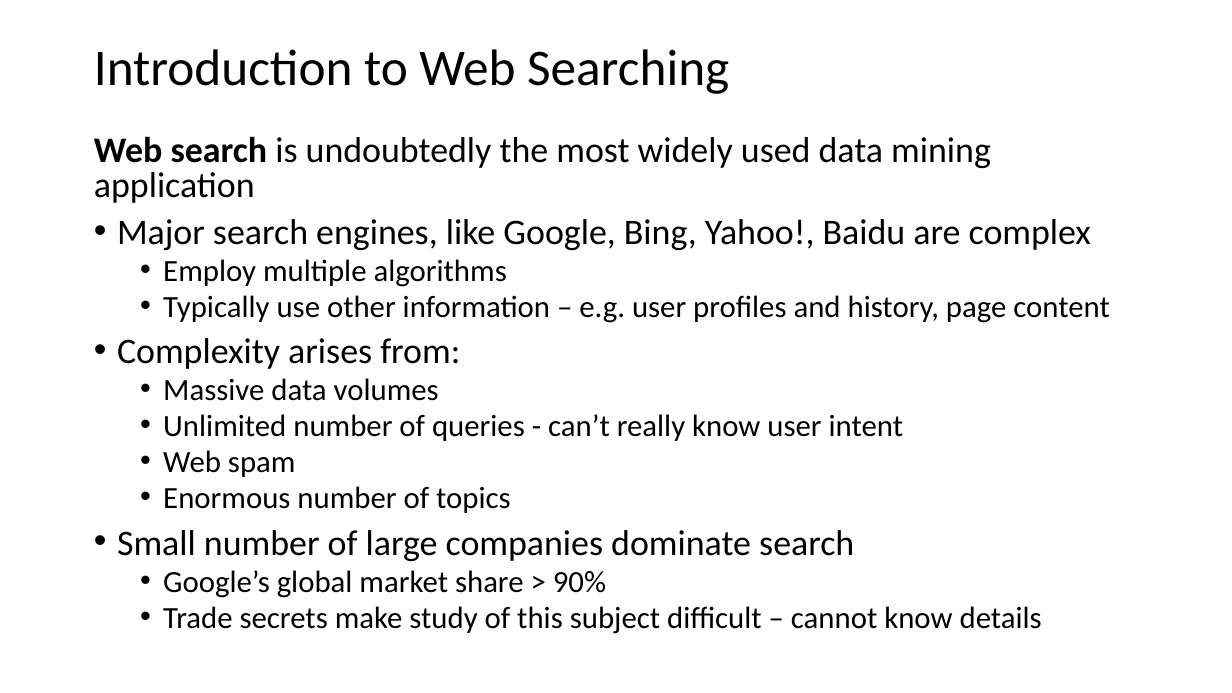
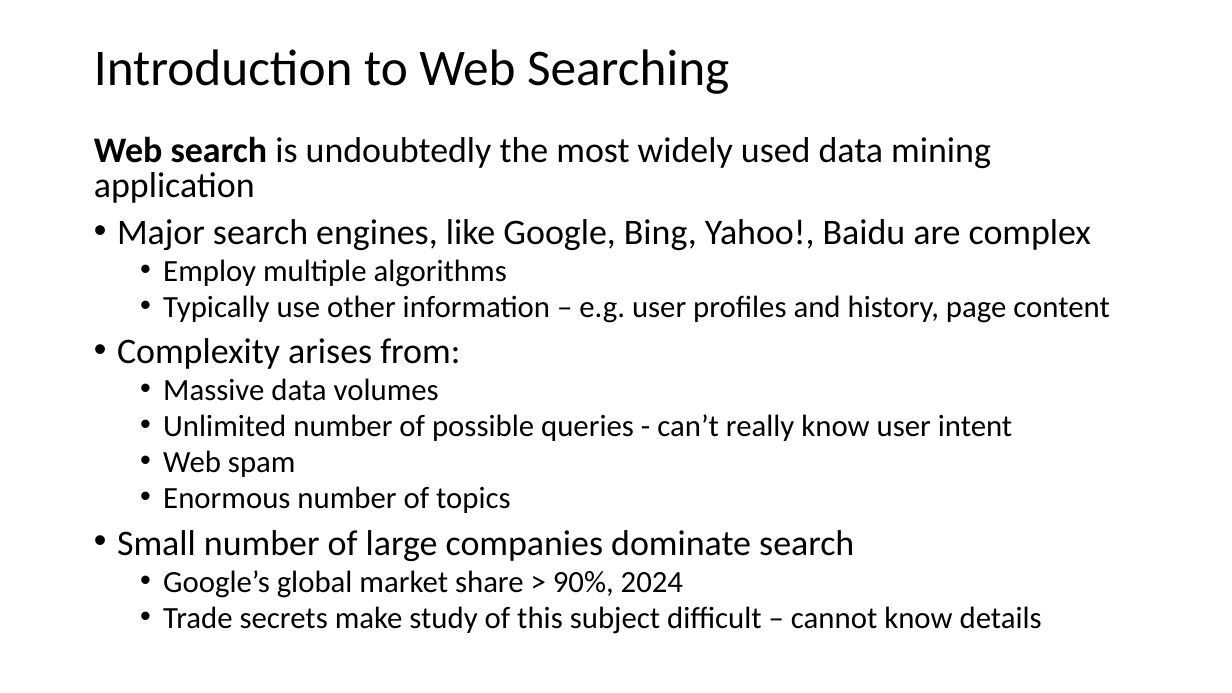
Before and after one commit to tenevian/Harvard-SSP-Data-Mining, a slide deck: slide 3 of slides/6_WebSearching.pptx. Drawn at 1232x693 pixels with LibreOffice and Linux fonts; fonts in the diff are those of the drawing. Boxes give left, top, right and bottom in pixels: in the first picture for what was removed or moved away, otherwise in the second. Text is boxed around its words. In the diff, an @@ line names an element or a change of style, - is before the commit and + after.

Commit message:
Corrected typo in slides

```diff
--- a/slides/6_WebSearching.pptx
+++ b/slides/6_WebSearching.pptx
@@ text at [163,414,1012,441]: text changed @@
-  • Unlimited number of queries - can’t really know user intent
+  • Unlimited number of possible queries - can’t really know user intent
@@ text at [163,570,683,598]: text changed @@
-  • Google’s global market share > 90%
+  • Google’s global market share > 90%, 2024
```
Also in this commit, not shown: 2 other slides changed.
